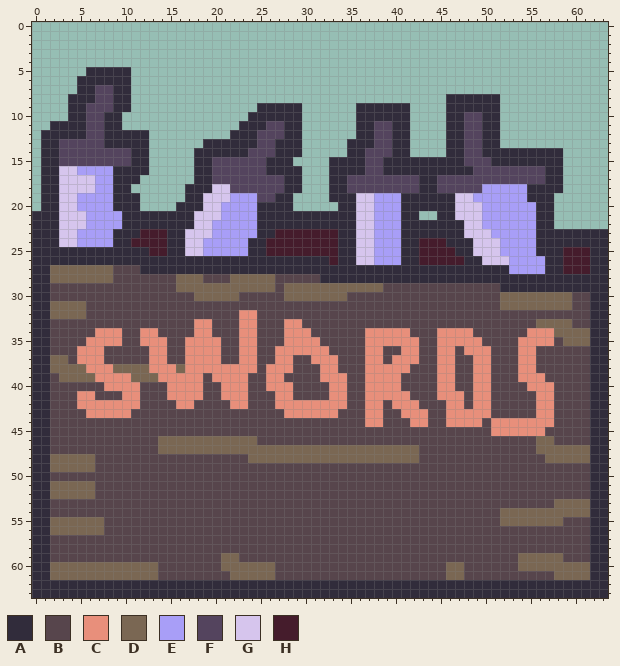
Two states of a pixel-art sprite, res/img/swordcrate.png. The picture above is the old version.
The file is 64x64 pixels.
Palette (. is transparent): A #312c3b  B #57454c  C #e88f7b  D #7a6753  E #a89ef7  F #54445e  G #d6c5ed  H #451c2c
And afterwards:
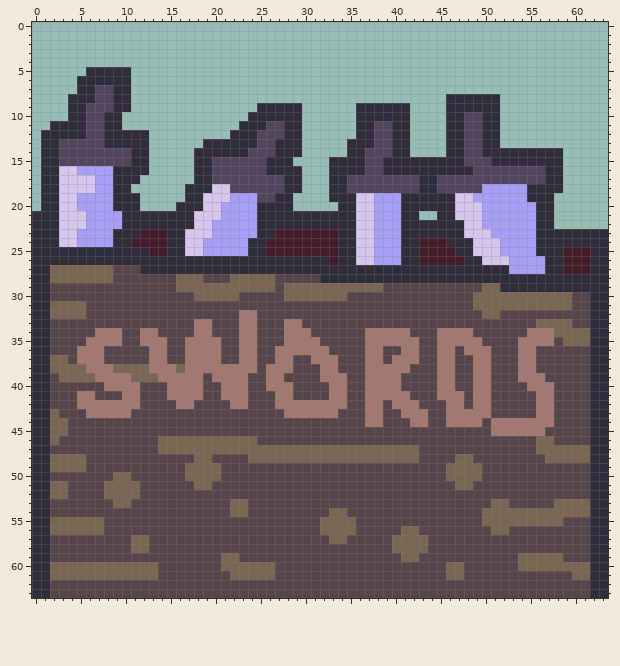
Diff:
@@ palette @@
-C #e88f7b
+C #a3796f
@@ x 47..53 @@
 28 AAAAAAA
-29 BBBBBAA
-30 BBBBBDD
-31 BBBBBDD
-32 BBBBBBB
+29 BBBDDAA
+30 BBDDDDD
+31 BBDDDDD
+32 BBBDDBB
 33 BBBBBBB
@@ x 0..63 @@
 42 AABBBCCCCCCCBBBBCCBBBBCCBBBCCCCCCCCBBCCBCCCBBBCCBCCBBBBBCCBBBBAA
-43 AABBBBCCCCCBBBBBBBBBBBBBBBBBCCCCCCBBBCCBBCCCBBCCCCCBBBBBCCBBBBAA
-44 AABBBBBBBBBBBBBBBBBBBBBBBBBBBBBBBBBBBCCBBBCCBBCCCCBCCCCCCCBBBBAA
-45 AABBBBBBBBBBBBBBBBBBBBBBBBBBBBBBBBBBBBBBBBBBBBBBBBBCCCCCCBBBBBAA
-46 AABBBBBBBBBBBBDDDDDDDDDDDBBBBBBBBBBBBBBBBBBBBBBBBBBBBBBBDDBBBBAA
+43 AADBBBCCCCCBBBBBBBBBBBBBBBBBCCCCCCBBBCCBBCCCBBCCCCCBBBBBCCBBBBAA
+44 AADDBBBBBBBBBBBBBBBBBBBBBBBBBBBBBBBBBCCBBBCCBBCCCCBCCCCCCCBBBBAA
+45 AADDBBBBBBBBBBBBBBBBBBBBBBBBBBBBBBBBBBBBBBBBBBBBBBBCCCCCCBBBBBAA
+46 AADBBBBBBBBBBBDDDDDDDDDDDBBBBBBBBBBBBBBBBBBBBBBBBBBBBBBBDDBBBBAA
 47 AABBBBBBBBBBBBDDDDDDDDDDDDDDDDDDDDDDDDDDDDDBBBBBBBBBBBBBDDDDDDAA
-48 AADDDDDBBBBBBBBBBBBBBBBBDDDDDDDDDDDDDDDDDDDBBBBBBBBBBBBBBDDDDDAA
-49 AADDDDDBBBBBBBBBBBBBBBBBBBBBBBBBBBBBBBBBBBBBBBBBBBBBBBBBBBBBBBAA
-50 AABBBBBBBBBBBBBBBBBBBBBBBBBBBBBBBBBBBBBBBBBBBBBBBBBBBBBBBBBBBBAA
-51 AADDDDDBBBBBBBBBBBBBBBBBBBBBBBBBBBBBBBBBBBBBBBBBBBBBBBBBBBBBBBAA
-52 AADDDDDBBBBBBBBBBBBBBBBBBBBBBBBBBBBBBBBBBBBBBBBBBBBBBBBBBBBBBBAA
-53 AABBBBBBBBBBBBBBBBBBBBBBBBBBBBBBBBBBBBBBBBBBBBBBBBBBBBBBBBDDDDAA
-54 AABBBBBBBBBBBBBBBBBBBBBBBBBBBBBBBBBBBBBBBBBBBBBBBBBBDDDDDDDDDDAA
-55 AADDDDDDBBBBBBBBBBBBBBBBBBBBBBBBBBBBBBBBBBBBBBBBBBBBDDDDDDDBBBAA
-56 AADDDDDDBBBBBBBBBBBBBBBBBBBBBBBBBBBBBBBBBBBBBBBBBBBBBBBBBBBBBBAA
-57 AABBBBBBBBBBBBBBBBBBBBBBBBBBBBBBBBBBBBBBBBBBBBBBBBBBBBBBBBBBBBAA
-58 AABBBBBBBBBBBBBBBBBBBBBBBBBBBBBBBBBBBBBBBBBBBBBBBBBBBBBBBBBBBBAA
-59 AABBBBBBBBBBBBBBBBBBBDDBBBBBBBBBBBBBBBBBBBBBBBBBBBBBBBDDDDDBBBAA
+48 AADDDDBBBBBBBBBBBBDDBBBBDDDDDDDDDDDDDDDDDDDBBBBDDBBBBBBBBDDDDDAA
+49 AADDDDBBBBBBBBBBBDDDDBBBBBBBBBBBBBBBBBBBBBBBBBDDDDBBBBBBBBBBBBAA
+50 AABBBBBBBDDBBBBBBDDDDBBBBBBBBBBBBBBBBBBBBBBBBBDDDDBBBBBBBBBBBBAA
+51 AADDBBBBDDDDBBBBBBDDBBBBBBBBBBBBBBBBBBBBBBBBBBBDDBBBBBBBBBBBBBAA
+52 AADDBBBBDDDDBBBBBBBBBBBBBBBBBBBBBBBBBBBBBBBBBBBBBBBBBBBBBBBBBBAA
+53 AABBBBBBBDDBBBBBBBBBBBDDBBBBBBBBBBBBBBBBBBBBBBBBBBBDDBBBBBDDDDAA
+54 AABBBBBBBBBBBBBBBBBBBBDDBBBBBBBBBDDBBBBBBBBBBBBBBBDDDDDDDDDDDDAA
+55 AADDDDDDBBBBBBBBBBBBBBBBBBBBBBBBDDDDBBBBBBBBBBBBBBDDDDDDDDDBBBAA
+56 AADDDDDDBBBBBBBBBBBBBBBBBBBBBBBBDDDDBBBBBDDBBBBBBBBDDBBBBBBBBBAA
+57 AABBBBBBBBBDDBBBBBBBBBBBBBBBBBBBBDDBBBBBDDDDBBBBBBBBBBBBBBBBBBAA
+58 AABBBBBBBBBDDBBBBBBBBBBBBBBBBBBBBBBBBBBBDDDDBBBBBBBBBBBBBBBBBBAA
+59 AABBBBBBBBBBBBBBBBBBBDDBBBBBBBBBBBBBBBBBBDDBBBBBBBBBBBDDDDDBBBAA
 60 AADDDDDDDDDDDDBBBBBBBDDDDDDBBBBBBBBBBBBBBBBBBBDDBBBBBBDDDDDDDDAA
-61 AADDDDDDDDDDDDBBBBBBBBDDDDDBBBBBBBBBBBBBBBBBBBDDBBBBBBBBBBDDDDAA
-62 AAAAAAAAAAAAAAAAAAAAAAAAAAAAAAAAAAAAAAAAAAAAAAAAAAAAAAAAAAAAAAAA
-63 AAAAAAAAAAAAAAAAAAAAAAAAAAAAAAAAAAAAAAAAAAAAAAAAAAAAAAAAAAAAAAAA
+61 AADDDDDDDDDDDDBBBBBBBBDDDDDBBBBBBBBBBBBBBBBBBBDDBBBBBBBBBBBBDDAA
+62 AABBBBBBBBBBBBBBBBBBBBBBBBBBBBBBBBBBBBBBBBBBBBBBBBBBBBBBBBBBBBAA
+63 AABBBBBBBBBBBBBBBBBBBBBBBBBBBBBBBBBBBBBBBBBBBBBBBBBBBBBBBBBBBBAA
Boxes around the changes in both pictures, in picture pixels (x1, y1, x2, y2):
changed: (50, 283, 590, 598)
